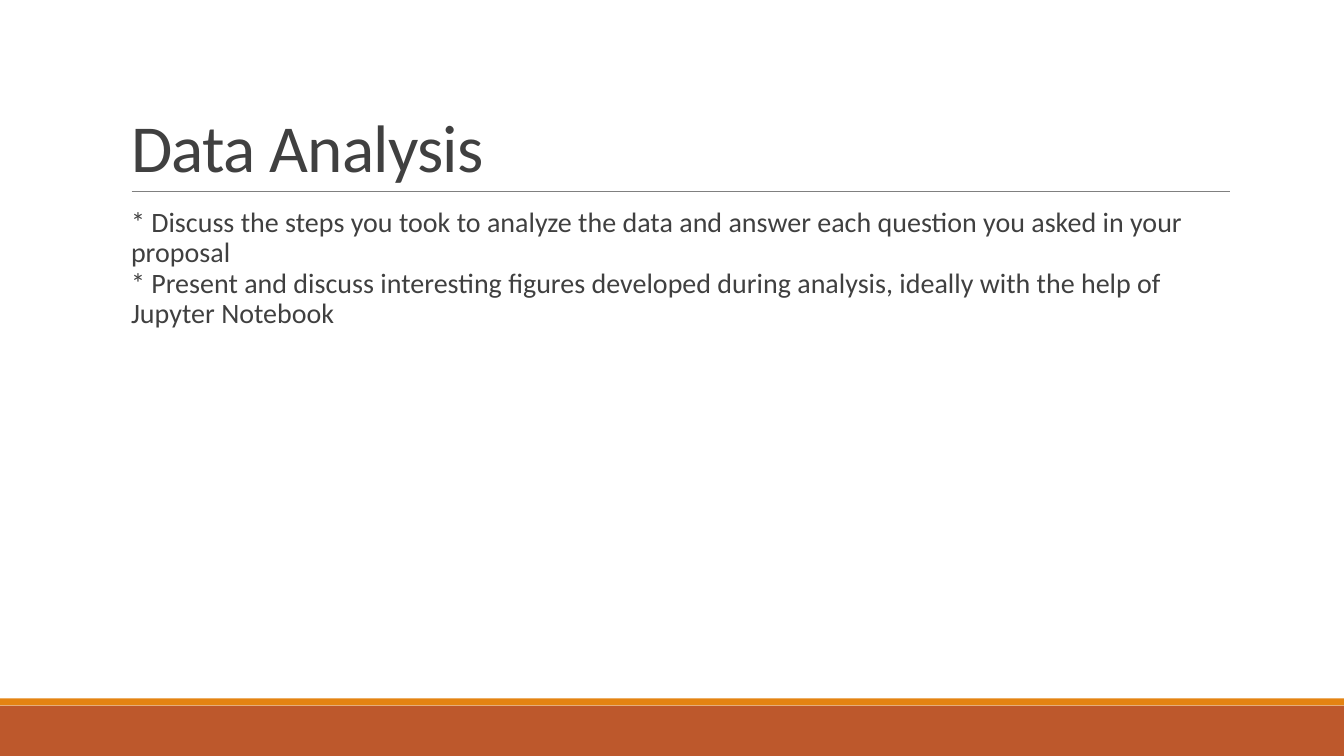
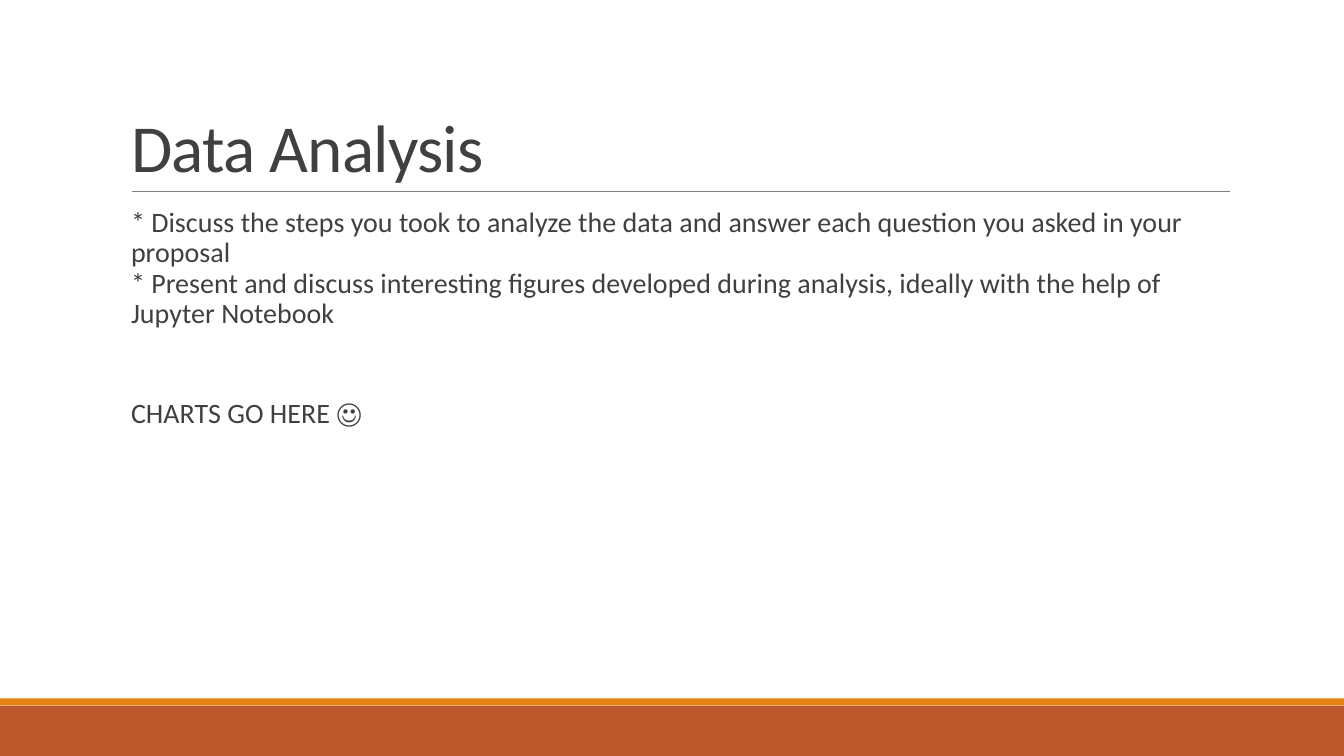
Before and after one commit to grahamb001/Project1, a slide deck: slide 5 of Project 1 Presentation Template.pptx. Drawn at 1344x756 pixels with LibreOffice and Linux fonts; fonts in the diff are those of the drawing. Boxes give left, top, right and bottom in pixels: in the first picture for what was removed or moved away, otherwise in the second. Text is boxed around its words. In the diff, an @@ line names an element or a change of style, - is before the commit and + after.

```diff
--- a/Project 1 Presentation Template.pptx
+++ b/Project 1 Presentation Template.pptx
@@ text at [131,405,330,423]: paragraph added @@
+  CHARTS GO HERE ☺
```
Also in this commit, not shown: 2 other slides changed.
